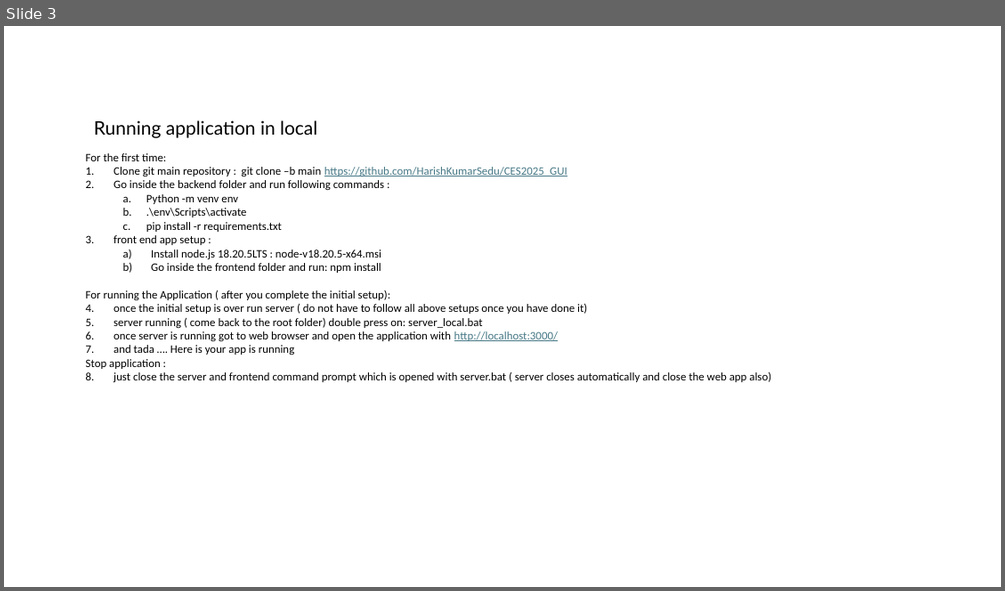
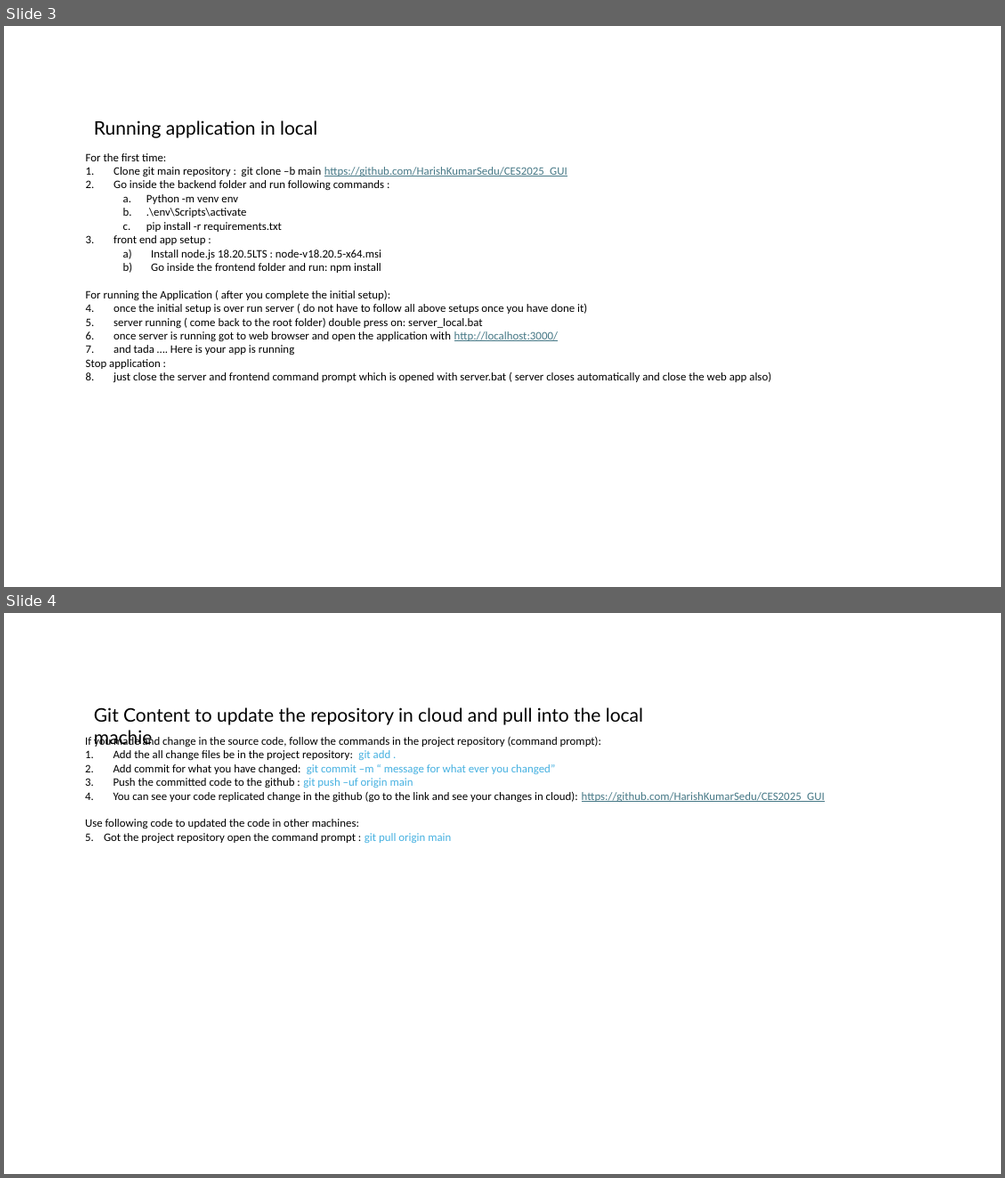
Before and after one commit to HarishKumarSedu/CES2025_GUI, a slide deck: Howto.pptx. Shown one above the other, each under a label of ours: slide 3 before the commit, slides 3 and 4 after it. The pictures are 1005x591 and 1005x1178 pixels, drawn with LibreOffice and Linux fonts; fonts in the diff are those of the drawing. Boxes give left, top, right and bottom in pixels: in the first picture for what was removed or moved away, otherwise in the second. Text is boxed around its words. In the diff, an @@ line names an element or a change of style, - is before the commit and + after.

Commit message:
github setup commands added in ppt

```diff
--- a/Howto.pptx
+++ b/Howto.pptx
@@ slide 4 added at (4,613,1001,1174), background #FFFFFF @@
@@ text added at (94,707,643,725), 18 pt, text #000000 @@
+Git Content to update the repository in cloud and pull into the local machie
@@ text added at (85,735,825,844), 11 pt, text #000000 @@
+If you made and change in the source code, follow the commands in the project repository (command prompt):
+1. Add the all change files be in the project repository: git add .
+2. Add commit for what you have changed: git commit –m “ message for what ever you changed”
+3. Push the committed code to the github : git push –uf origin main
+4. You can see your code replicated change in the github (go to the link and see your changes in cloud): https://github.com/HarishKumarSedu/CES2025_GUI
+Use following code to updated the code in other machines:
+1. Got the project repository open the command prompt : git pull origin main
```
Also in this commit, not shown: 1 other slide added, 1 slide removed.
